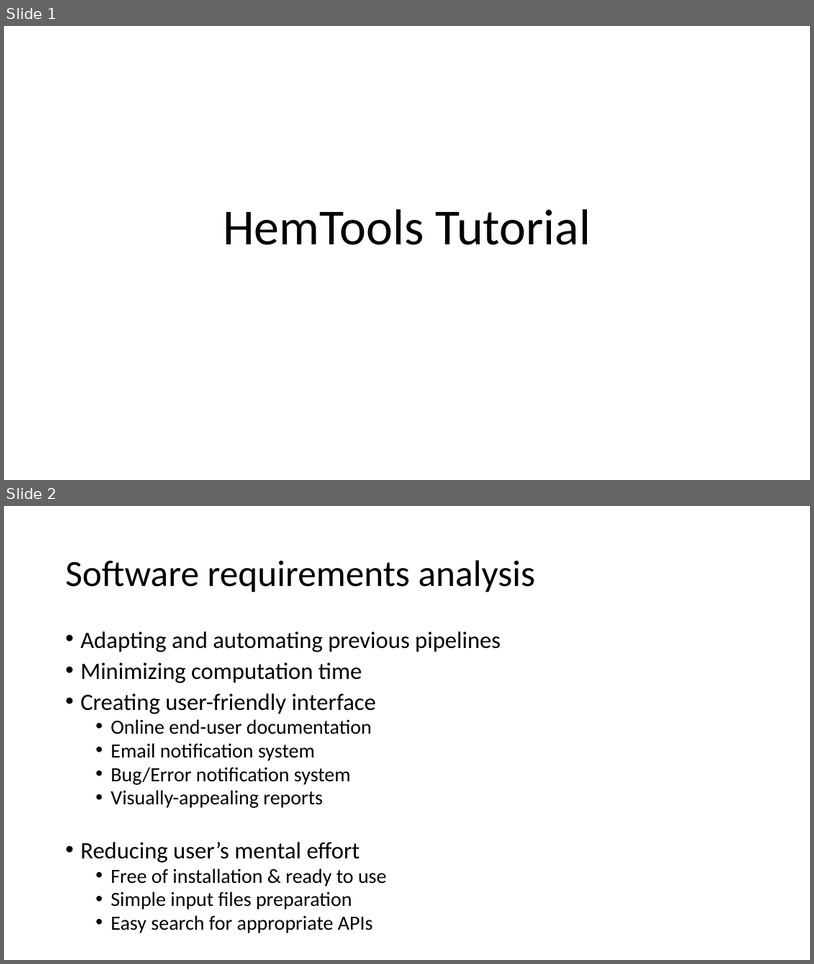
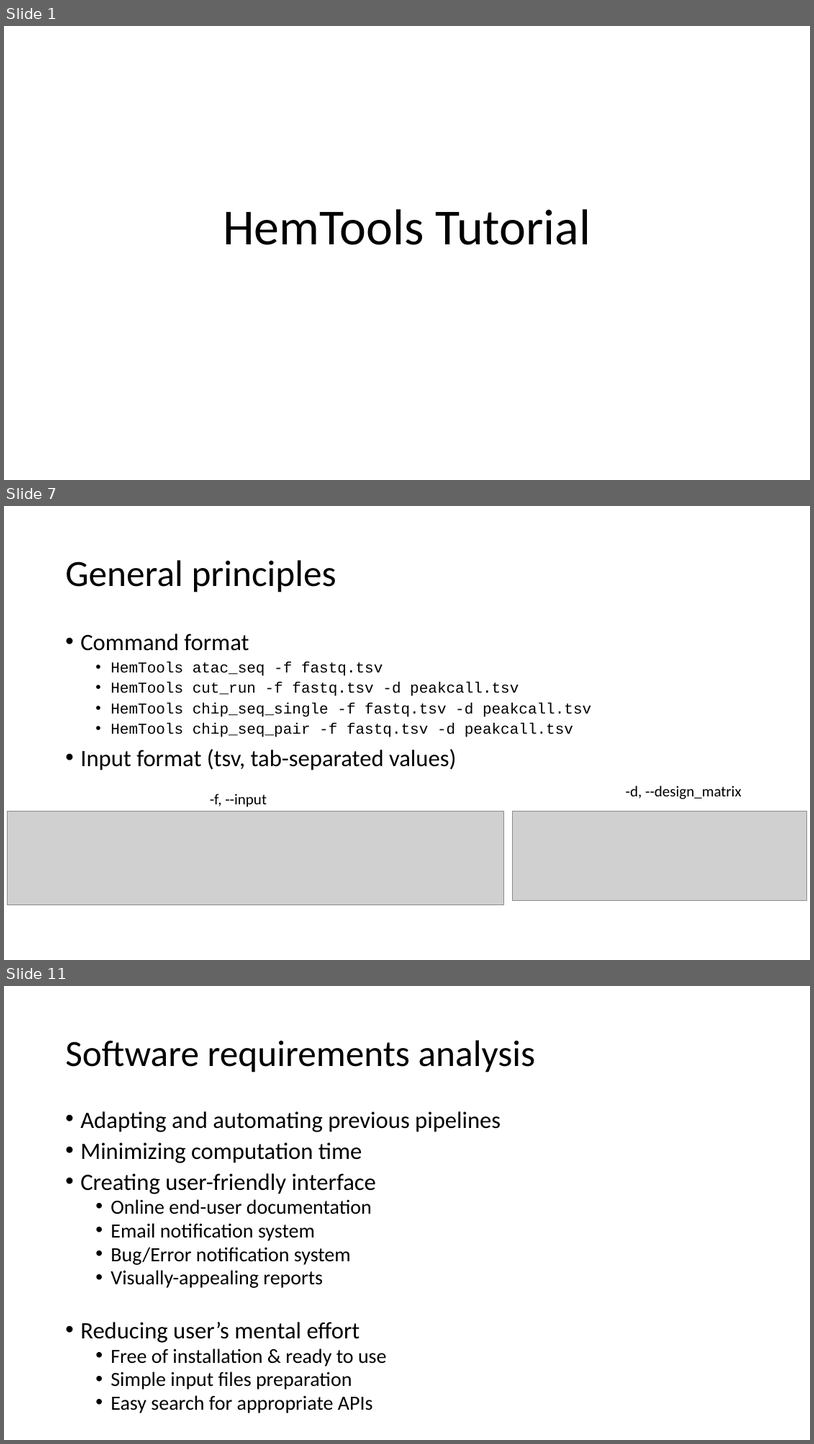
Before and after one commit to YichaoOU/HemTools, a slide deck: HemTools Tutorial.pptx. Shown one above the other, each under a label of ours: slides 1 and 2 before the commit, slides 1, 7 and 11 after it; the slides between them are not shown. The pictures are 814x964 and 814x1444 pixels, drawn with LibreOffice and Linux fonts; fonts in the diff are those of the drawing; grey boxes stand for pictures. Boxes give left, top, right and bottom in pixels: in the first picture for what was removed or moved away, otherwise in the second. Text is boxed around its words. In the diff, an @@ line names an element or a change of style, - is before the commit and + after.

Commit message:
ppt

```diff
--- a/HemTools Tutorial.pptx
+++ b/HemTools Tutorial.pptx
@@ slide 7 added at [4, 506, 810, 960], background #FFFFFF @@
@@ title added at [65, 560, 337, 592], 44 pt, text #000000 @@
+General principles
@@ text added at [80, 633, 592, 770], 18 pt, text #000000 @@
+• Command format
+  • HemTools atac_seq -f fastq.tsv
+  • HemTools cut_run -f fastq.tsv -d peakcall.tsv
+  • HemTools chip_seq_single -f fastq.tsv -d peakcall.tsv
+  • HemTools chip_seq_pair -f fastq.tsv -d peakcall.tsv
+• Input format (tsv, tab-separated values)
@@ text added at [626, 785, 742, 799], 18 pt, text #000000 @@
+  -d, --design_matrix
@@ text added at [210, 793, 267, 807], 18 pt, text #000000 @@
+  -f, --input
@@ picture added at [8, 811, 504, 905] @@
@@ picture added at [513, 811, 808, 901] @@
@@ what was slide 2 is now slide 11 @@
```
Also in this commit, not shown: 8 other slides added, 1 slide removed, 12 other files.
